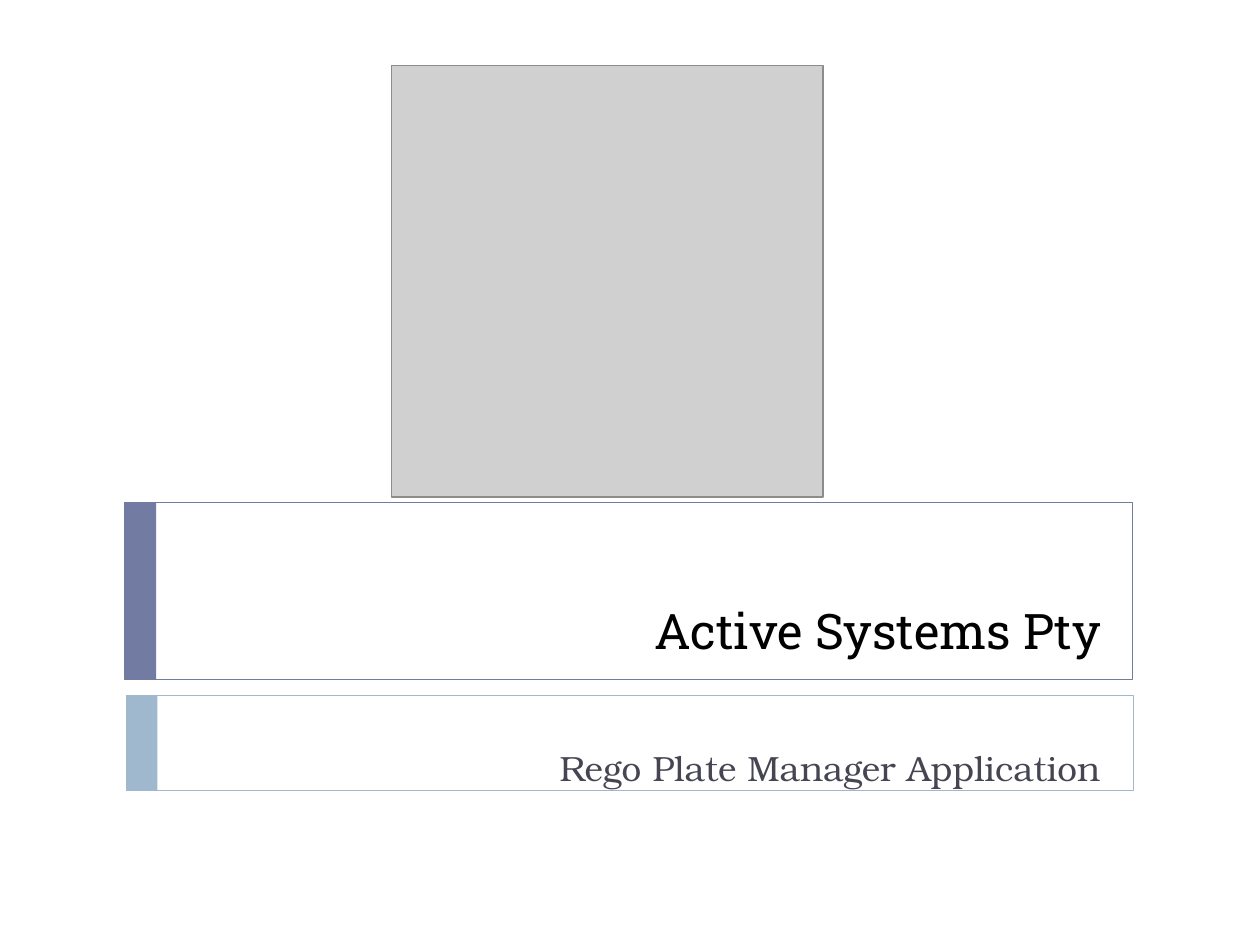
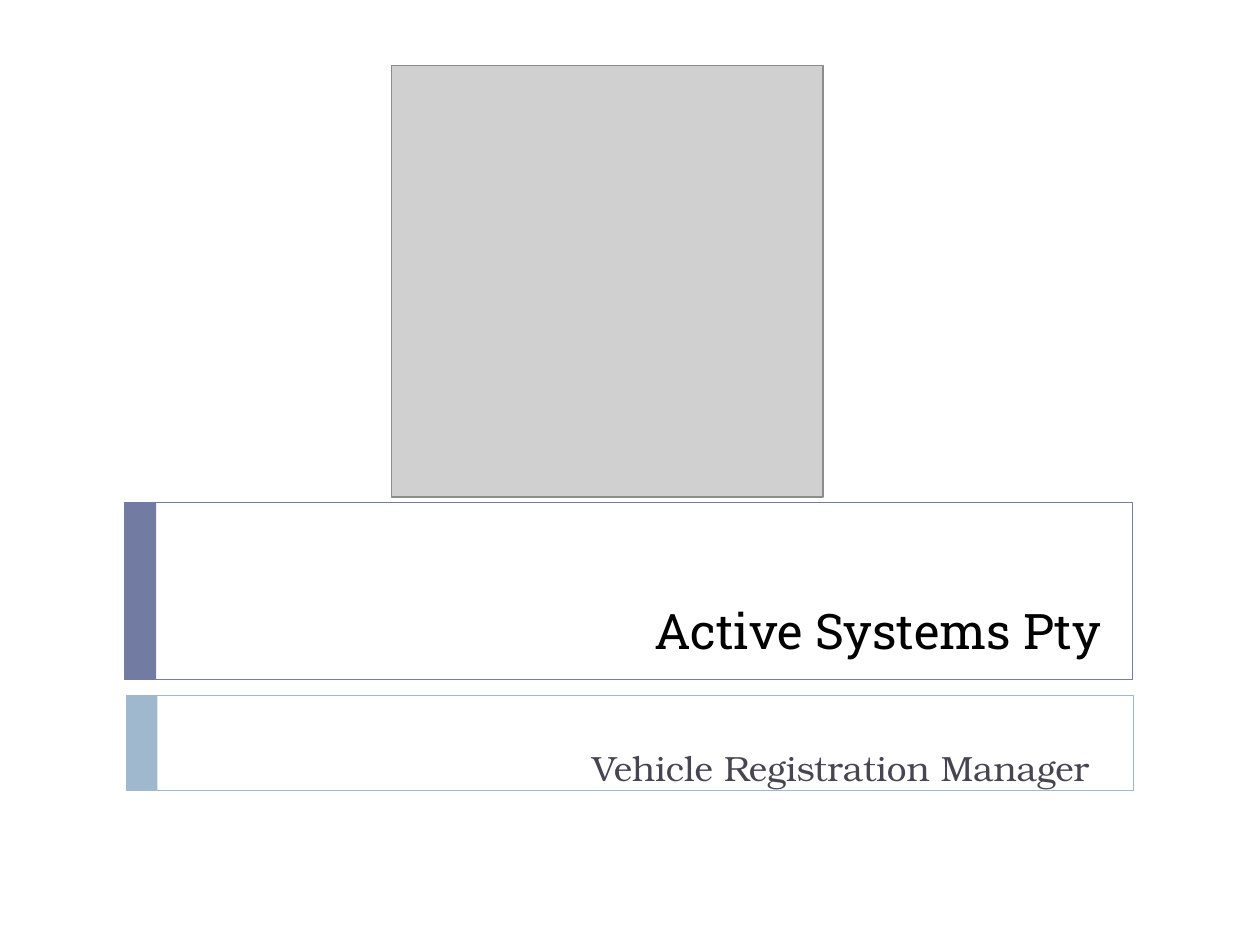
Before and after one commit to Kwatson-1/Vehicle-Registration-Manager, a slide deck: slide 1 of Active Systems Pty Training Material.pptx. Drawn at 1260x945 pixels with LibreOffice and Linux fonts; fonts in the diff are those of the drawing; grey boxes stand for pictures. Boxes give left, top, right and bottom in pixels: in the first picture for what was removed or moved away, otherwise in the second. Text is boxed around its words. In the diff, an @@ line names an element or a change of style, - is before the commit and + after.

```diff
--- a/Active Systems Pty Training Material.pptx
+++ b/Active Systems Pty Training Material.pptx
@@ subtitle at [592, 756, 1089, 790]: text changed @@
-Rego Plate Manager Application
+Vehicle Registration Manager
```
Also in this commit, not shown: 3 other slides changed.
